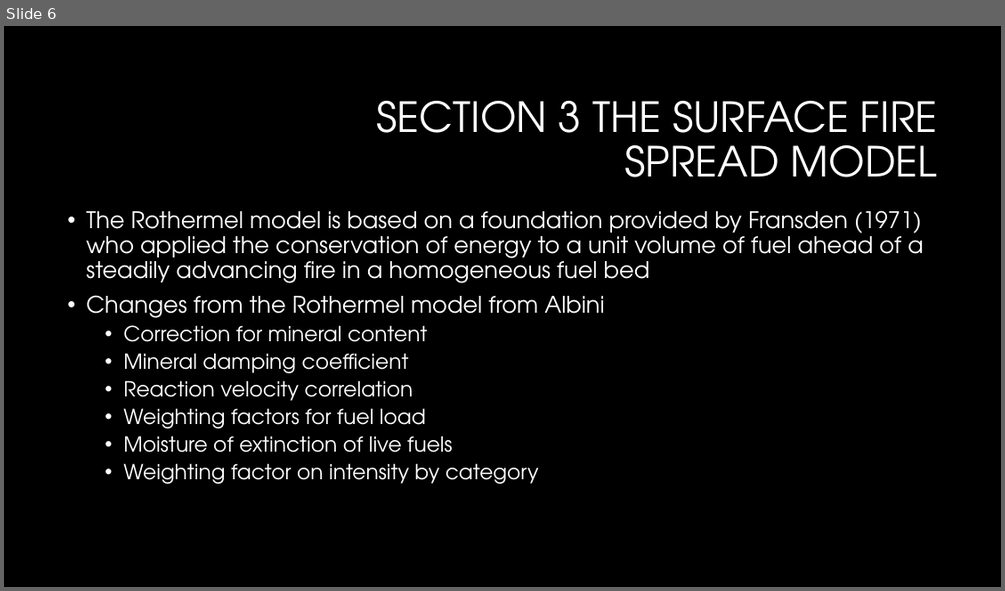
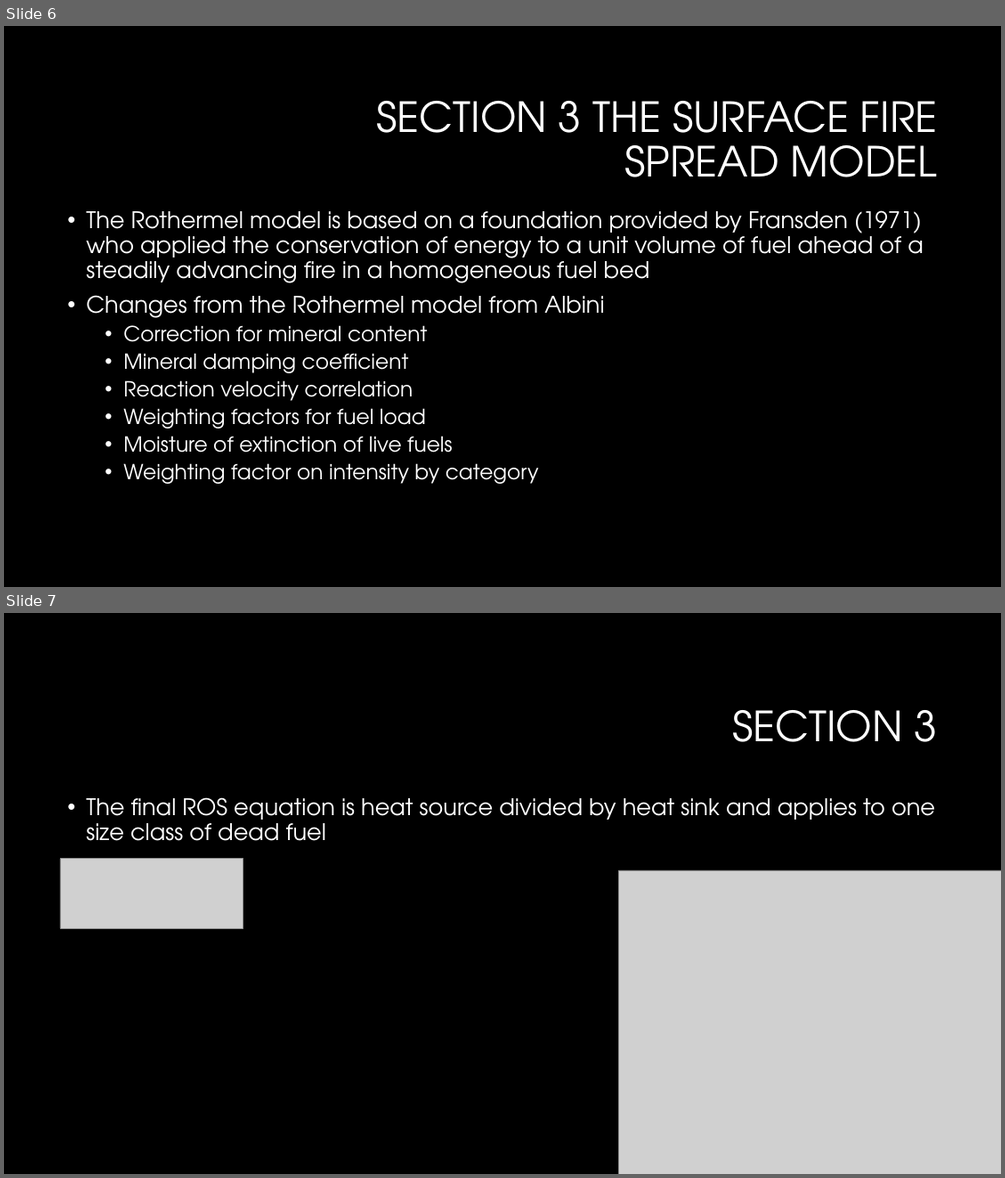
Before and after one commit to Jeremy-Benik/Meeting_Notes, a slide deck: Presentations/Rothermel_presentation.pptx. Shown one above the other, each under a label of ours: slide 6 before the commit, slides 6 and 7 after it. The pictures are 1005x591 and 1005x1178 pixels, drawn with LibreOffice and Linux fonts; fonts in the diff are those of the drawing; grey boxes stand for pictures; background and template pictures are left out. Boxes give left, top, right and bottom in pixels: in the first picture for what was removed or moved away, otherwise in the second. Text is boxed around its words. In the diff, an @@ line names an element or a change of style, - is before the commit and + after.

```diff
--- a/Presentations/Rothermel_presentation.pptx
+++ b/Presentations/Rothermel_presentation.pptx
@@ slide 7 added at (4,613,1001,1174), background #000000 @@
@@ title added at (732,710,938,742), 40 pt, text #FFFFFF @@
+SECTION 3
@@ text added at (86,797,935,841), 22 pt, text #FFFFFF @@
+• The final ROS equation is heat source divided by heat sink and applies to one size class of dead fuel
@@ picture added at (60,859,243,928) @@
@@ picture added at (619,870,1001,1174) @@
```
Also in this commit, not shown: 2 other slides added, 1 other file.
